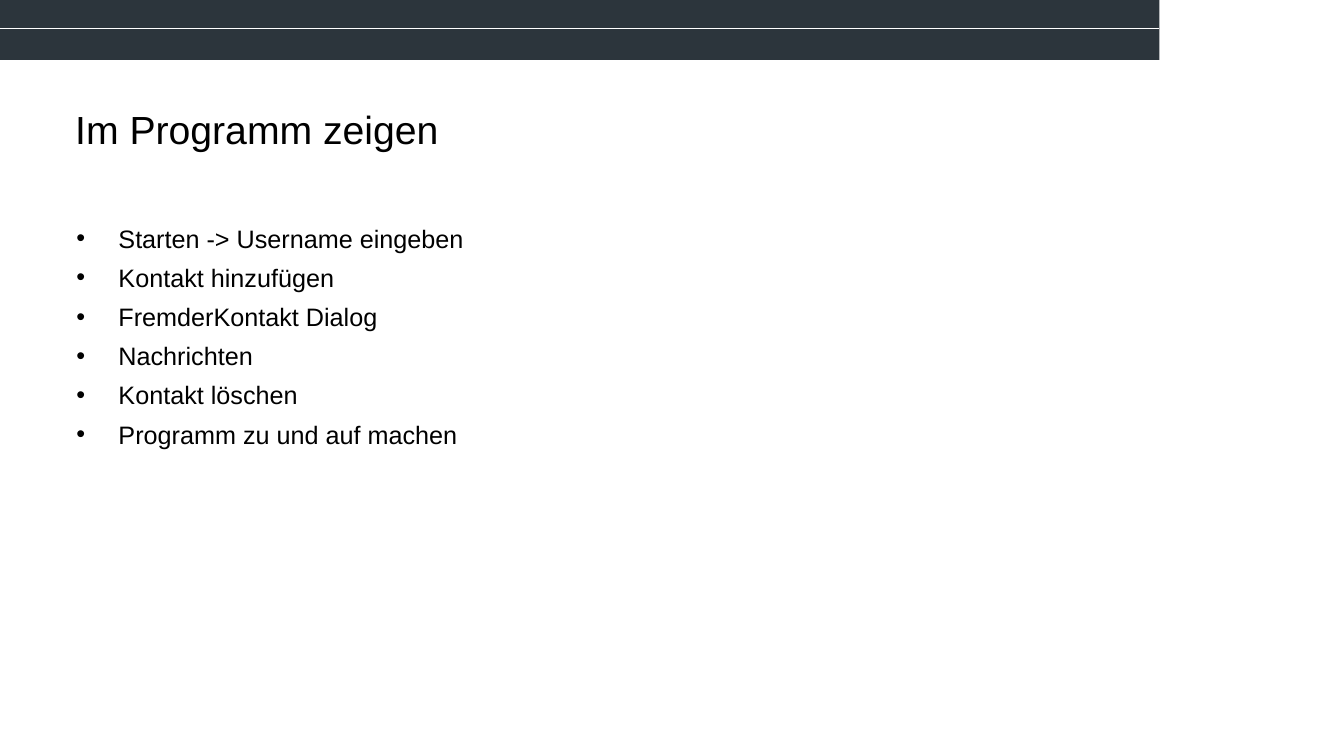
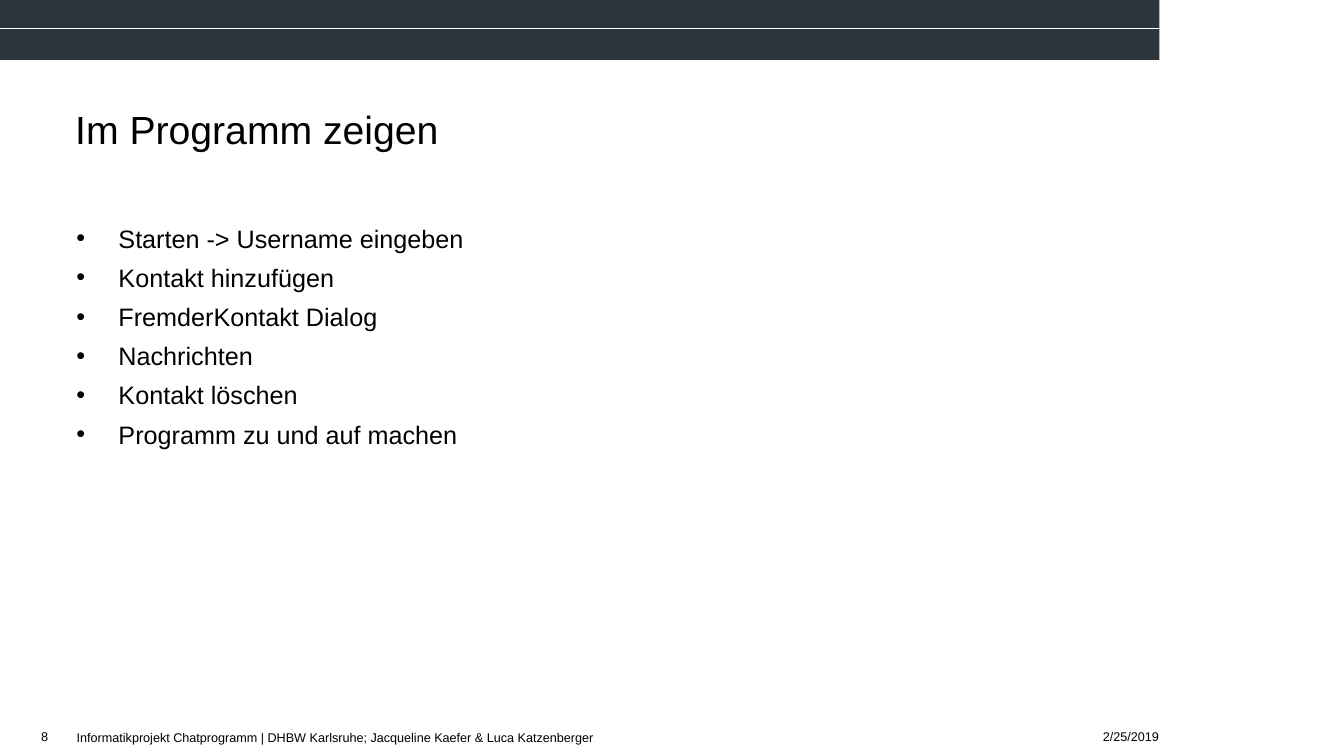
Before and after one commit to Jacky213/Chatprogramm, a slide deck: slide 8 of Dokumentation/Präsentation.pptx (slide 7 before the commit). Drawn at 1344x756 pixels with LibreOffice and Linux fonts; fonts in the diff are those of the drawing; background and template pictures are left out. Boxes give left, top, right and bottom in pixels: in the first picture for what was removed or moved away, otherwise in the second. Text is boxed around its words. In the diff, an @@ line names an element or a change of style, - is before the commit and + after.

```diff
--- a/Dokumentation/Präsentation.pptx
+++ b/Dokumentation/Präsentation.pptx
@@ page number added at (x1=41, y1=732, x2=48, y2=741), 9 pt, text #000000 @@
+8
@@ text added at (x1=77, y1=733, x2=594, y2=745), 9 pt, text #000000 @@
+Informatikprojekt Chatprogramm | DHBW Karlsruhe; Jacqueline Kaefer & Luca Katzenberger
@@ text added at (x1=1103, y1=732, x2=1159, y2=741), 9 pt, text #000000 @@
+2/25/2019
```
Also in this commit, not shown: 5 other slides changed, 1 slide added.
